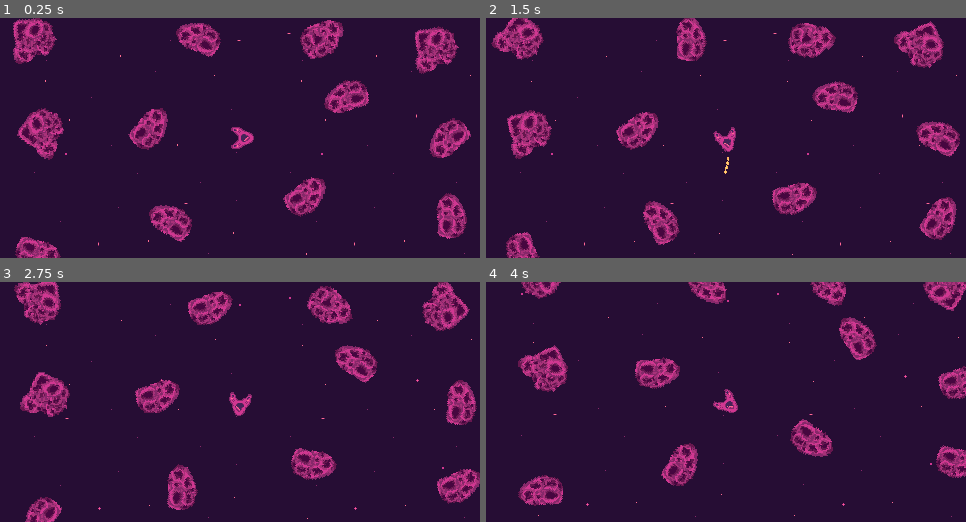
Above: before the commit, frames 1-4 (two rows, left to right).
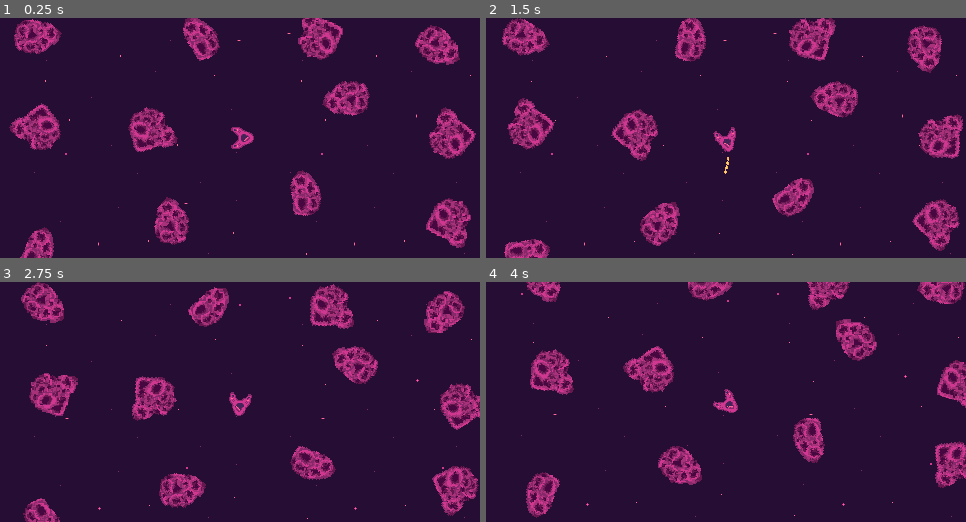
Above: after the commit, the same moments.

Repository: bear-minimum-studio/space-bear
Game: Godot game, scene res://World.tscn
The game is run twice, just before and just after one commit, with the same random seed, the same clock (stepped at 60 frames per second) and the same inputs.
Inputs:
- Up to frame 1 (0.25 s): no input
- Up to frame 2 (1.5 s): hold Right (turn_right) 0.53-1.28 s; tap Down (decelerate) at 0.6 s; hold Left (turn_left) from 1.28 s (still down); tap Space (fire) at 1.35 s
- Up to frame 3 (2.75 s): release Left (turn_left) at 2.03 s; hold Right (turn_right) from 2.03 s (still down); tap Down (decelerate) at 2.1 s
- Up to frame 4 (4 s): release Right (turn_right) at 2.78 s; hold Up (accelerate) 2.78-3.53 s; tap Space (fire) at 2.85 s; hold Left (turn_left) from 3.53 s (still down); tap Down (decelerate) at 3.6 s

The runs differ from the first frame. In frame 1, 13% of the frame differs, in the area x 1-100%, y 0-100%; in frame 2, 12%; in frame 3, 12%; in frame 4, 10%.

Commit message:
refactor: rename asteroids

Diff:
--- a/World.tscn
+++ b/World.tscn
@@ -51,42 +51,42 @@
 [node name="Camera2D" type="Camera2D" parent="Player"]
 zoom = Vector2(0.5, 0.5)
 
-[node name="Enemy" parent="." instance=ExtResource("3_dv0ok")]
+[node name="Asteroid" parent="." instance=ExtResource("3_dv0ok")]
 position = Vector2(377, 51)
 
-[node name="Enemy2" parent="." instance=ExtResource("3_dv0ok")]
+[node name="Asteroid2" parent="." instance=ExtResource("3_dv0ok")]
 position = Vector2(286, 246)
 
-[node name="Enemy3" parent="." instance=ExtResource("3_dv0ok")]
+[node name="Asteroid3" parent="." instance=ExtResource("3_dv0ok")]
 position = Vector2(320, -67)
 
-[node name="Enemy4" parent="." instance=ExtResource("3_dv0ok")]
+[node name="Asteroid4" parent="." instance=ExtResource("3_dv0ok")]
 position = Vector2(552, -55)
 
-[node name="Enemy5" parent="." instance=ExtResource("3_dv0ok")]
+[node name="Asteroid5" parent="." instance=ExtResource("3_dv0ok")]
 position = Vector2(581, 132)
 
-[node name="Enemy6" parent="." instance=ExtResource("3_dv0ok")]
+[node name="Asteroid6" parent="." instance=ExtResource("3_dv0ok")]
 position = Vector2(577, 291)
 
-[node name="Enemy7" parent="." instance=ExtResource("3_dv0ok")]
+[node name="Asteroid7" parent="." instance=ExtResource("3_dv0ok")]
 position = Vector2(22, 302)
 
-[node name="Enemy8" parent="." instance=ExtResource("3_dv0ok")]
+[node name="Asteroid8" parent="." instance=ExtResource("3_dv0ok")]
 position = Vector2(-238, 111)
 
-[node name="Enemy9" parent="." instance=ExtResource("3_dv0ok")]
+[node name="Asteroid9" parent="." instance=ExtResource("3_dv0ok")]
 position = Vector2(79, -65)
 
-[node name="Enemy10" parent="." instance=ExtResource("3_dv0ok")]
+[node name="Asteroid10" parent="." instance=ExtResource("3_dv0ok")]
 position = Vector2(-252, -73)
 rotation = -0.765589
 
-[node name="Enemy11" parent="." instance=ExtResource("3_dv0ok")]
+[node name="Asteroid11" parent="." instance=ExtResource("3_dv0ok")]
 position = Vector2(-26, 112)
 rotation = -0.765589
 
-[node name="Enemy12" parent="." instance=ExtResource("3_dv0ok")]
+[node name="Asteroid12" parent="." instance=ExtResource("3_dv0ok")]
 position = Vector2(-249, 357)
 rotation = -0.765589
 
